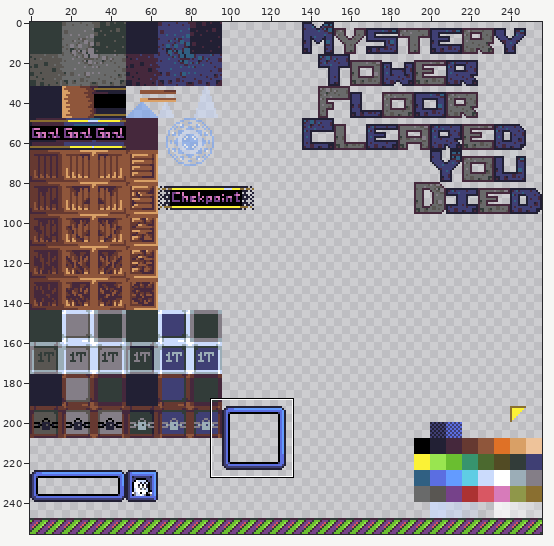
Edited in one commit: sprite sheet (Assets/textures/new-atlas.png). The picture above shows the old version from afar; the outline marks the close-up.
Close-up. The starting point:
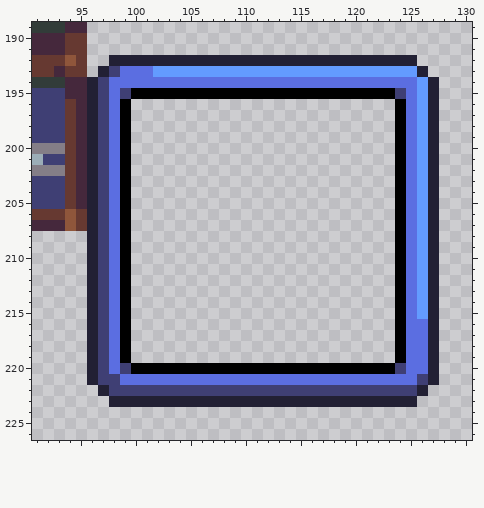
The file is 256x256 pixels. Shown: x 91..130, y 189..226. The commit also changed other parts of the picture, which this record leaves out.
Once edited:
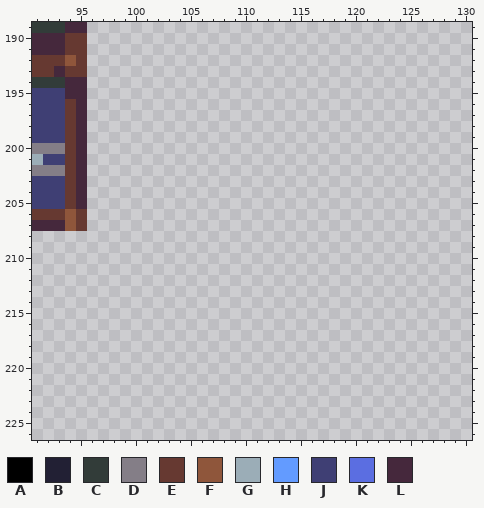
Palette (. is transparent): A #000000  B #222034  C #323c39  D #847e87  E #663931  F #8f563b  G #9badb7  H #639bff  J #3f3f74  K #5b6ee1  L #45283c
What changed:
Changed rows in their new state; - is an unchanged pixel.
first column x 96:
192 --............................--
193 -..............................-
194 ................................
195 ................................
196 ....------------------------....
197 ....------------------------....
198 ....------------------------....
199 ....------------------------....
200 ....------------------------....
201 ....------------------------....
202 ....------------------------....
203 ....------------------------....
204 ....------------------------....
205 ....------------------------....
206 ....------------------------....
207 ....------------------------....
208 ....------------------------....
209 ....------------------------....
210 ....------------------------....
211 ....------------------------....
212 ....------------------------....
213 ....------------------------....
214 ....------------------------....
215 ....------------------------....
216 ....------------------------....
217 ....------------------------....
218 ....------------------------....
219 ....------------------------....
220 ................................
221 ................................
222 -..............................-
223 --............................--
Where, in picture pixels (left, top, right, bottom), the same in both close-ups:
erased: (87, 55, 439, 407)
